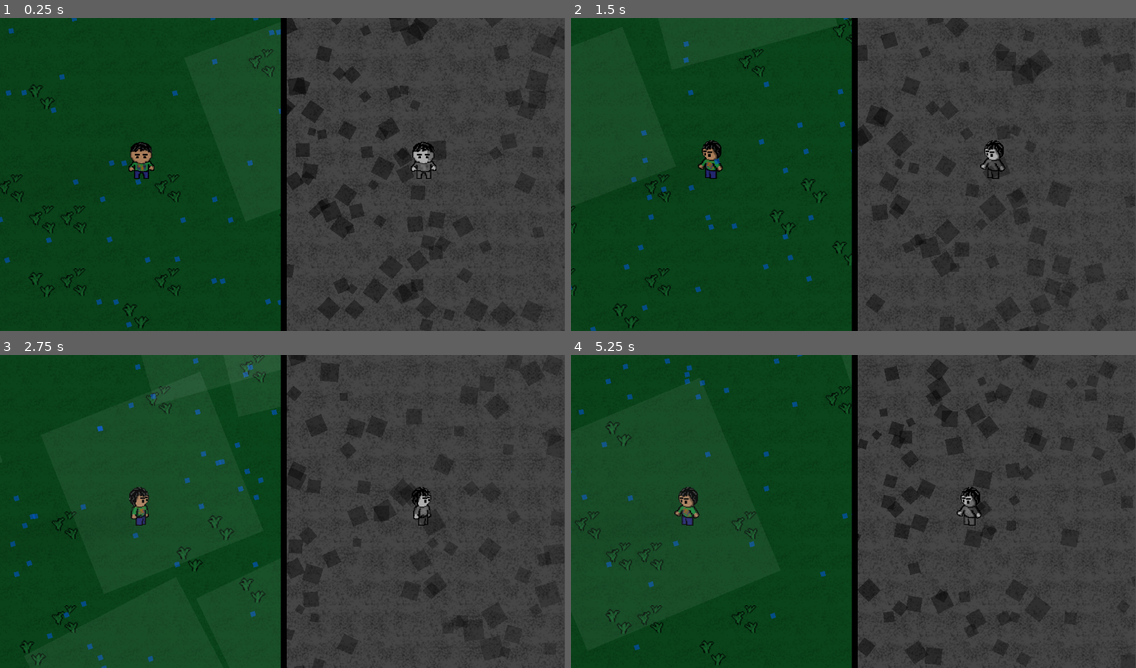
Above: before the commit, frames 1-4 (two rows, left to right).
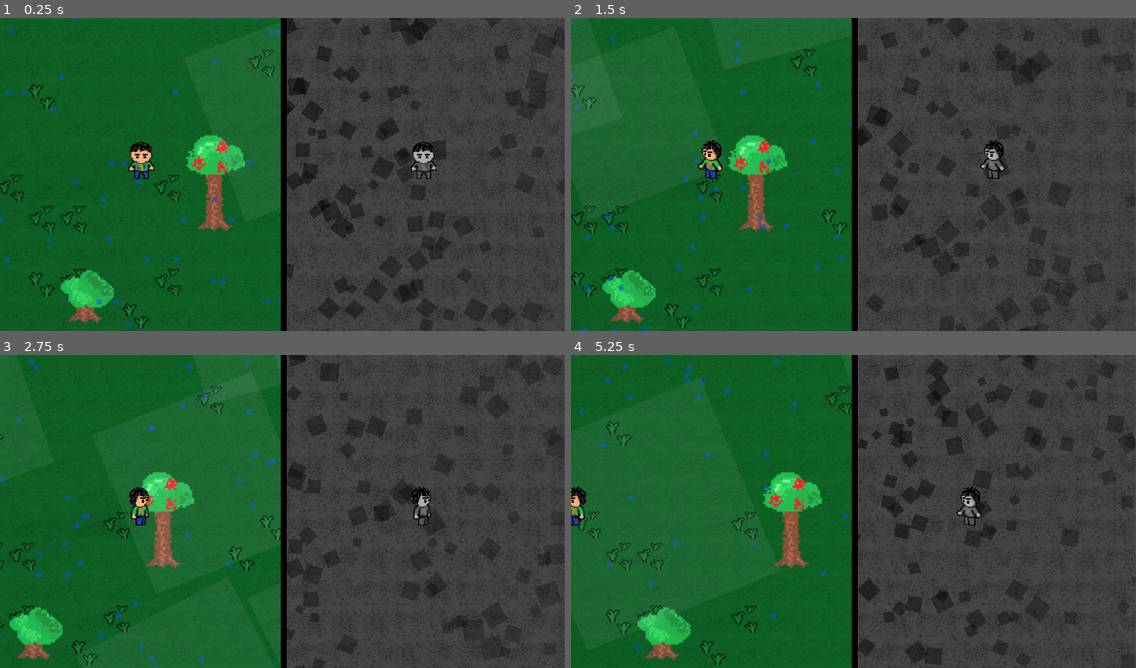
Above: after the commit, the same moments.

Repository: userbooi/CounterSpellGame
Game: Godot game, scene res://scenes/main.tscn
Same seed, same stepped clock (60 frames per second), same inputs: the game is played once before the commit and once after it.
Inputs:
- Up to frame 1 (0.25 s): no input
- Up to frame 2 (1.5 s): hold D (right) 0.53-1.28 s; tap S (bottom) at 0.6 s; hold A (left) from 1.28 s (still down); tap W (top) at 1.35 s
- Up to frame 3 (2.75 s): release A (left) at 2.03 s; hold D (right) from 2.03 s (still down); tap S (bottom) at 2.1 s
- Up to frame 4 (5.25 s): tap W (top) at 2.85, 4.35 s; release D (right) at 3.53 s; hold A (left) from 3.53 s (still down); tap S (bottom) at 3.6, 5.1 s

The runs differ from the first frame. In frame 1, 48% of the frame differs, in the area x 0-77%, y 0-100%; in frame 2, 40%; in frame 3, 33%; in frame 4, 47%.

Commit message:
Added a bit of z ordering, new sprites, trees, tileLayers

Diff:
--- a/scenes/main.tscn
+++ b/scenes/main.tscn
@@ -10,9 +10,11 @@
 shader = ExtResource("4_7h3ya")
 
 [node name="Main" type="Node2D"]
+y_sort_enabled = true
 script = ExtResource("1_b0dfp")
 
 [node name="SubViewportContainer" type="SubViewportContainer" parent="."]
+y_sort_enabled = true
 offset_right = 576.0
 offset_bottom = 648.0
 
@@ -22,6 +24,7 @@
 render_target_update_mode = 4
 
 [node name="PhysicalWorld" parent="SubViewportContainer/SubViewport" instance=ExtResource("2_1xkq7")]
+z_as_relative = false
 
 [node name="player2" parent="SubViewportContainer/SubViewport" instance=ExtResource("6_iyd0d")]
 z_index = 2
@@ -29,6 +32,7 @@
 scale = Vector2(0.5, 0.5)
 
 [node name="SubViewportContainer2" type="SubViewportContainer" parent="."]
+y_sort_enabled = true
 material = SubResource("ShaderMaterial_sg58e")
 offset_left = 576.0
 offset_right = 1152.0
--- a/scenes/mental_world.tscn
+++ b/scenes/mental_world.tscn
@@ -17,13 +17,13 @@
 
 [node name="Level 1" type="Node2D" parent="."]
 
-[node name="map" type="TileMapLayer" parent="Level 1"]
+[node name="Background" type="TileMapLayer" parent="Level 1"]
 tile_map_data = PackedByteArray("AAAAAAAAAAAAAAEAAAAAAAEAAAAAAAEAAAAAAAIAAAACAAEAAAAAAAMAAAADAAEAAAAAAAQAAAABAAEAAAAAAA …(11440 unchanged characters)…
 tile_set = ExtResource("1_dis0f")
 
 [node name="Spikes" type="Area2D" parent="Level 1"]
 
-[node name="Background" type="TileMapLayer" parent="Level 1/Spikes"]
+[node name="Spikes" type="TileMapLayer" parent="Level 1/Spikes"]
 tile_map_data = PackedByteArray("AAAMABEAAAAAAAAAAAANABEAAAAAAAAAAAAOABEAAAAAAAAAAAAPABEAAAAAAAAAAAAQABEAAAAAAAAAAAARABEAAAAAAAAAAAASABEAAAAAAAAAAAATABEAAAAAAAAAAAA=")
 tile_set = SubResource("TileSet_gfpoy")
 
--- a/scenes/physical_world.tscn
+++ b/scenes/physical_world.tscn
@@ -1,18 +1,43 @@
-[gd_scene load_steps=4 format=4 uid="uid://cvv67wnbx5x25"]
+[gd_scene load_steps=7 format=4 uid="uid://cvv67wnbx5x25"]
 
 [ext_resource type="TileSet" uid="uid://dpq8q0df630wj" path="res://Assets/map/mapTileSheet.tres" id="1_lbrug"]
-[ext_resource type="PackedScene" uid="uid://b2plbrgvbbl31" path="res://scenes/Rain.tscn" id="2_5vm8q"]
+[ext_resource type="PackedScene" uid="uid://c1nj4rphqreki" path="res://scenes/Rain.tscn" id="2_5vm8q"]
+[ext_resource type="Texture2D" uid="uid://b3l0vftgmiv3i" path="res://Assets/map/Trees.png" id="2_gcpil"]
 [ext_resource type="Texture2D" uid="uid://bheno14wugw2d" path="res://Shaders/Lightmask.webp" id="3_4v500"]
 
+[sub_resource type="TileSetAtlasSource" id="TileSetAtlasSource_vuq0s"]
+texture = ExtResource("2_gcpil")
+texture_region_size = Vector2i(64, 64)
+0:0/0 = 0
+0:1/0 = 0
+0:1/0/y_sort_origin = 20
+0:1/0/physics_layer_0/polygon_0/points = PackedVector2Array(-10.5, 6.25, -2.25, 3.75, 5.75, 6.25, 9, 13.25, 9, 20.5, -2.75, 24.75, -15.5, 22, -14.5, 12.75)
+1:0/size_in_atlas = Vector2i(1, 2)
+1:0/0 = 0
+1:0/0/physics_layer_0/polygon_0/points = PackedVector2Array(-7.5, -2.5, 7, -2.5, 8.48528, 46.3155, 13.0815, 52.3259, 1.06065, 55.8614, -10.6066, 52.3259, -6.25, 47.25)
+
+[sub_resource type="TileSet" id="TileSet_h7vk6"]
+tile_size = Vector2i(64, 64)
+physics_layer_0/collision_layer = 1
+sources/2 = SubResource("TileSetAtlasSource_vuq0s")
+
 [node name="PhysicalWorld" type="Node2D"]
+y_sort_enabled = true
 
 [node name="Level 1" type="Node2D" parent="."]
+z_index = 5
+y_sort_enabled = true
 
 [node name="Grass" type="TileMapLayer" parent="Level 1"]
 tile_map_data = PackedByteArray("AAAAAAAAAAAAAAAAAAAAAAEAAAABAAAAAAAAAAIAAAABAAAAAAAAAAMAAAABAAAAAAAAAAQAAAAAAAAAAAAAAA …(11440 unchanged characters)…
 tile_set = ExtResource("1_lbrug")
 
 [node name="Trees" type="TileMapLayer" parent="Level 1"]
+z_index = 5
+z_as_relative = false
+y_sort_enabled = true
+tile_map_data = PackedByteArray("AAAEAAcAAgABAAAAAAADAAcAAgAAAAEAAAABAAgAAgAAAAEAAAAGAAQAAgABAAAAAAADAAIAAgABAAAAAAABAAQAAgAAAAEAAAA=")
+tile_set = SubResource("TileSet_h7vk6")
 
 [node name="StaticBody2D" type="StaticBody2D" parent="."]
 
--- a/scenes/player_2.tscn
+++ b/scenes/player_2.tscn
@@ -173,13 +173,16 @@
 "speed": 5.0
 }]
 
-[sub_resource type="RectangleShape2D" id="RectangleShape2D_liwyk"]
-size = Vector2(52, 79)
-
 [sub_resource type="OccluderPolygon2D" id="OccluderPolygon2D_4n630"]
 polygon = PackedVector2Array(-15, -8, -24, 3, -26, 10, -22, 13, -15, 11, -14, 28, -5, 28, -1, 18, 4, 18, 6, 27, 12, 28, 5, 30, 1, 24, -5, 32, -17, 33, -18, 19, -29, 10, -23, -6)
 
+[sub_resource type="CircleShape2D" id="CircleShape2D_jrlle"]
+radius = 14.0
+
 [node name="player2" type="CharacterBody2D"]
+z_index = 5
+z_as_relative = false
+y_sort_enabled = true
 script = ExtResource("1_d01co")
 metadata/_edit_group_ = true
 
@@ -191,13 +194,16 @@
 limit_bottom = 640
 
 [node name="AnimatedSprite2D" type="AnimatedSprite2D" parent="."]
+z_index = 5
+y_sort_enabled = true
 scale = Vector2(0.4, 0.4)
 sprite_frames = SubResource("SpriteFrames_1eq6w")
 animation = &"playerIdleS"
 
-[node name="CollisionShape2D" type="CollisionShape2D" parent="."]
-position = Vector2(-3, -10.5)
-shape = SubResource("RectangleShape2D_liwyk")
-
 [node name="LightOccluder2D" type="LightOccluder2D" parent="."]
 occluder = SubResource("OccluderPolygon2D_4n630")
+
+[node name="CollisionShape2D" type="CollisionShape2D" parent="."]
+y_sort_enabled = true
+position = Vector2(0, 16.65)
+shape = SubResource("CircleShape2D_jrlle")
Binary file added: Assets/map/Trees.png
Not shown, added: Assets/map/Trees.png.import
Not shown: 1 places in scenes/Rain.tscn that only renumber resources
Not shown: 1 places in scenes/mental_world.tscn that only renumber resources
